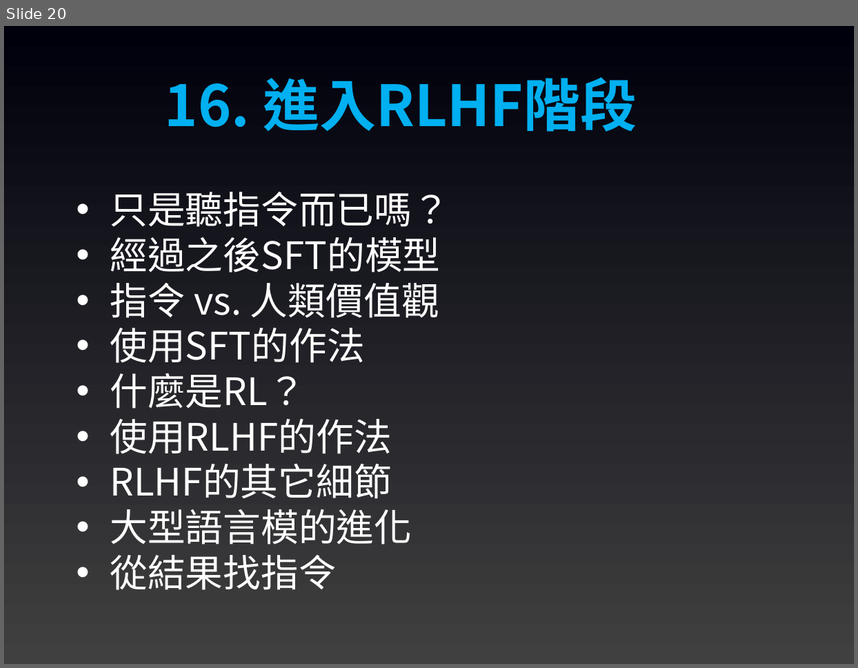
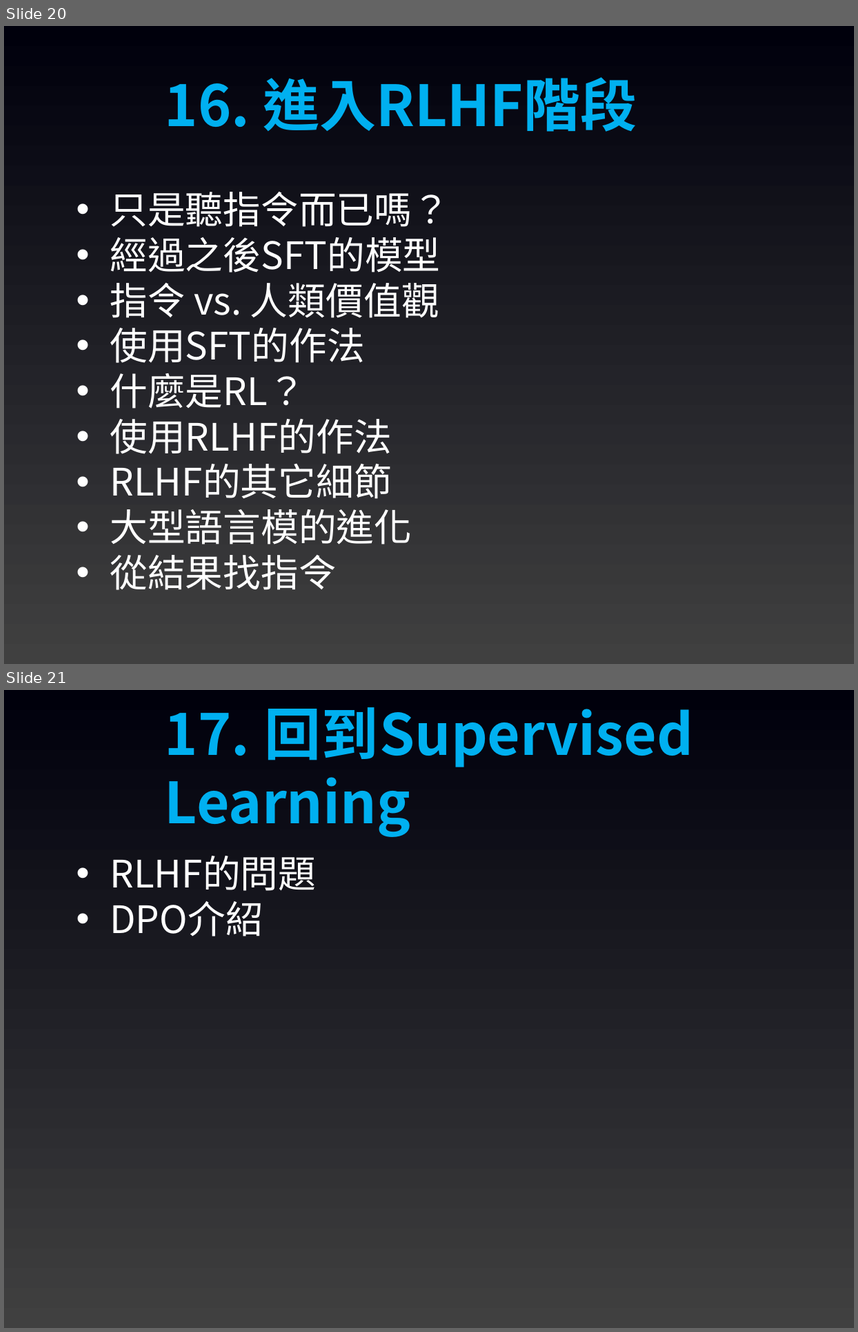
Before and after one commit to joshhu/mustllm2024, a slide deck: Slides/Week01/00：課程大綱.pptx. Shown one above the other, each under a label of ours: slide 20 before the commit, slides 20 and 21 after it. The pictures are 858x668 and 858x1332 pixels, drawn with LibreOffice and Linux fonts; fonts in the diff are those of the drawing. Boxes give left, top, right and bottom in pixels: in the first picture for what was removed or moved away, otherwise in the second. Text is boxed around its words. In the diff, an @@ line names an element or a change of style, - is before the commit and + after.

```diff
--- a/Slides/Week01/00：課程大綱.pptx
+++ b/Slides/Week01/00：課程大綱.pptx
@@ slide 21 added at <box>4,690,854,1328</box>, background gradient #404040 to #00000C @@
@@ text added at <box>165,707,693,837</box>, 48 pt, text #00B0F0, bold @@
+17. 回到Supervised Learning
@@ text added at <box>110,856,316,936</box>, 32 pt, text #FFFFFF @@
+• RLHF的問題
+• DPO介紹
```
Also in this commit, not shown: 1 slide changed, 1 slide removed, 14 other files.
